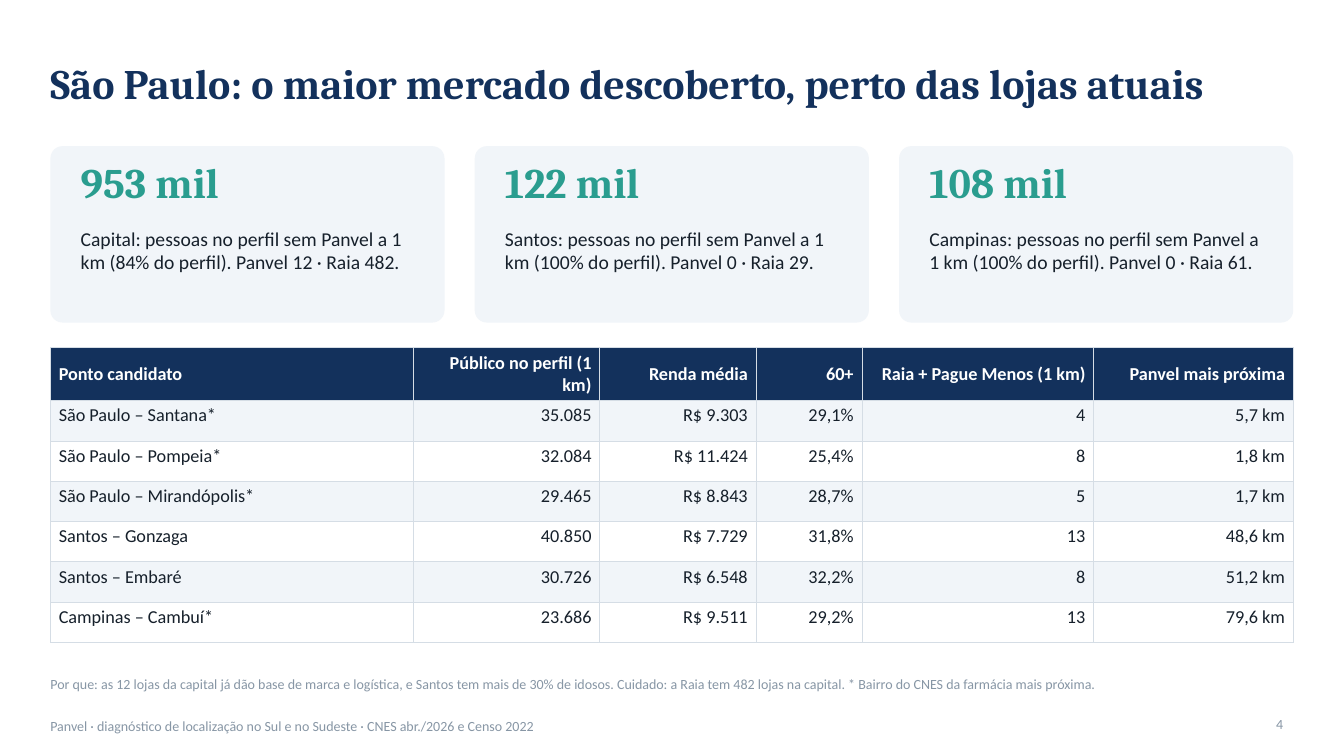
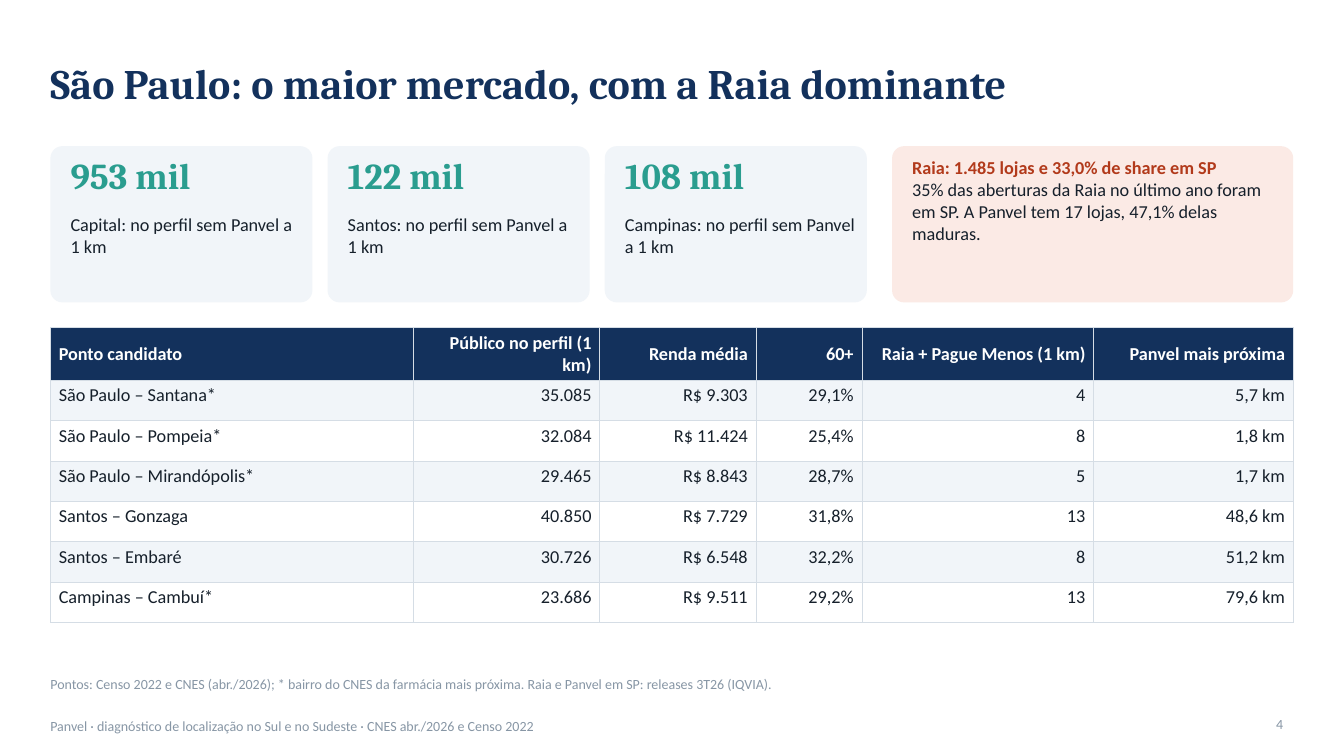
Before and after one commit to pedromartinilehn/DesenvolvimentoEconomico, a slide deck: slide 4 of farmacias/brasil/diagnostico-panvel/APRESENTACAO-panvel-sul-sudeste.pptx. Drawn at 1344x756 pixels with LibreOffice and Linux fonts; fonts in the diff are those of the drawing. Boxes give left, top, right and bottom in pixels: in the first picture for what was removed or moved away, otherwise in the second. Text is boxed around its words. In the diff, an @@ line names an element or a change of style, - is before the commit and + after.

```diff
--- a/farmacias/brasil/diagnostico-panvel/APRESENTACAO-panvel-sul-sudeste.pptx
+++ b/farmacias/brasil/diagnostico-panvel/APRESENTACAO-panvel-sul-sudeste.pptx
@@ title at (50, 69, 1006, 105): text changed @@
-São Paulo: o maior mercado descoberto, perto das lojas atuais
+São Paulo: o maior mercado, com a Raia dominante
@@ rounded rectangle: place and size @@
-rounded rectangle at (50, 146, 445, 323)
+rounded rectangle at (50, 146, 313, 302)
@@ rounded rectangle: place and size @@
-rounded rectangle at (475, 146, 869, 323)
+rounded rectangle at (328, 146, 590, 302)
@@ proportions changed in 3 elements at (50, 146, 313, 302), (328, 146, 590, 302), (605, 146, 867, 302) @@
@@ rounded rectangle: place and size @@
-rounded rectangle at (899, 146, 1294, 323)
+rounded rectangle at (605, 146, 867, 302)
@@ rounded rectangle added at (892, 146, 1294, 302), fill #FBEAE5 @@
@@ text "953 mil": place and size @@
-text "953 mil" at (81, 169, 218, 199)
+text "953 mil" at (71, 163, 190, 190)
@@ text "122 mil": place and size @@
-text "122 mil" at (505, 169, 639, 198)
+text "122 mil" at (348, 163, 464, 189)
@@ size 30 to 26 pt in 3 elements at (71, 163, 190, 190), (348, 163, 464, 189), (625, 163, 744, 190) @@
@@ text "108 mil": place and size @@
-text "108 mil" at (929, 169, 1066, 199)
+text "108 mil" at (625, 163, 744, 190)
@@ text added at (912, 161, 1261, 240), 13 pt, text #16202B @@
+Raia: 1.485 lojas e 33,0% de share em SP
+35% das aberturas da Raia no último ano foram em SP. A Panvel tem 17 lojas, 47,1% delas maduras.
@@ text at (71, 218, 292, 253): text changed; size 14 to 13 pt @@
-Capital: pessoas no perfil sem Panvel a 1 km (84% do perfil). Panvel 12 · Raia 482.
+Capital: no perfil sem Panvel a 1 km
@@ text at (348, 218, 568, 253): text changed; size 14 to 13 pt @@
-Santos: pessoas no perfil sem Panvel a 1 km (100% do perfil). Panvel 0 · Raia 29.
+Santos: no perfil sem Panvel a 1 km
@@ text at (625, 218, 855, 253): text changed; size 14 to 13 pt @@
-Campinas: pessoas no perfil sem Panvel a 1 km (100% do perfil). Panvel 0 · Raia 61.
+Campinas: no perfil sem Panvel a 1 km
@@ table: place and size @@
-table at (50, 348, 1294, 630)
+table at (50, 328, 1294, 610)
@@ text at (50, 679, 771, 691): text changed @@
-Por que: as 12 lojas da capital já dão base de marca e logística, e Santos tem mais de 30% de idosos. Cuidado: a Raia tem 482 lojas na capital. * Bairro do CNES da farmácia mais próxima.
+Pontos: Censo 2022 e CNES (abr./2026); * bairro do CNES da farmácia mais próxima. Raia e Panvel em SP: releases 3T26 (IQVIA).
```
Also in this commit, not shown: 2 other slides changed, 3 slides added, 2 slides removed, 7 other files.
